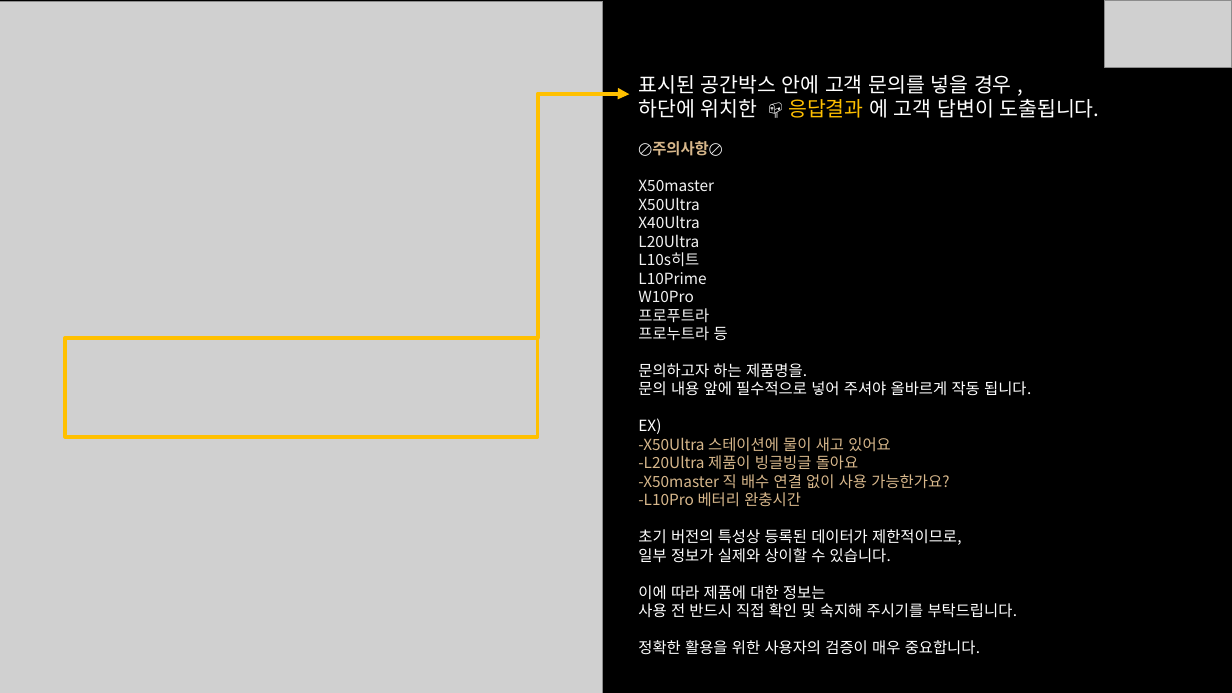
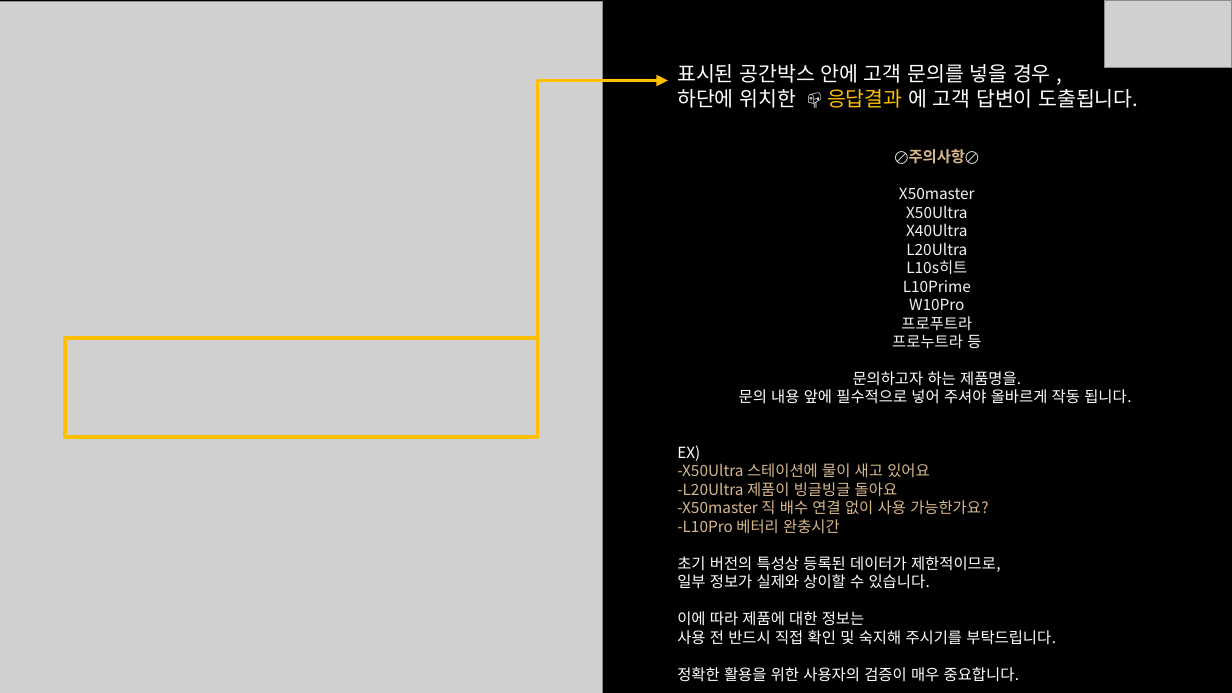
Before and after one commit to Agency8Group/eibe_cs, a slide deck: slide 2 of agentforum/agentforumguide.pptx. Drawn at 1232x693 pixels with LibreOffice and Linux fonts; fonts in the diff are those of the drawing; grey boxes stand for pictures; background and template pictures are left out. Boxes give left, top, right and bottom in pixels: in the first picture for what was removed or moved away, otherwise in the second. Text is boxed around its words. In the diff, an @@ line names an element or a change of style, - is before the commit and + after.

```diff
--- a/agentforum/agentforumguide.pptx
+++ b/agentforum/agentforumguide.pptx
@@ text "표시된 공간박스 안에 고객 문의를 ...": place and size @@
-text "표시된 공간박스 안에 고객 문의를 ..." at box(638, 75, 1100, 655)
+text "표시된 공간박스 안에 고객 문의를 ..." at box(677, 64, 1138, 682)
@@ elbow arrow moved from (538, 338) - (629, 94) to (538, 338) - (668, 80) @@
@@ text at box(853, 149, 1021, 386): alignment left to centre @@
@@ text at box(677, 389, 1131, 461): text changed @@
-문의 내용 앞에 필수적으로 넣어 주셔야 올바르게 작동 됩니다.
-EX)
+문의 내용 앞에 필수적으로 넣어 주셔야 올바르게 작동 됩니다.
+EX)
```
Also in this commit, not shown: 1 other file.
